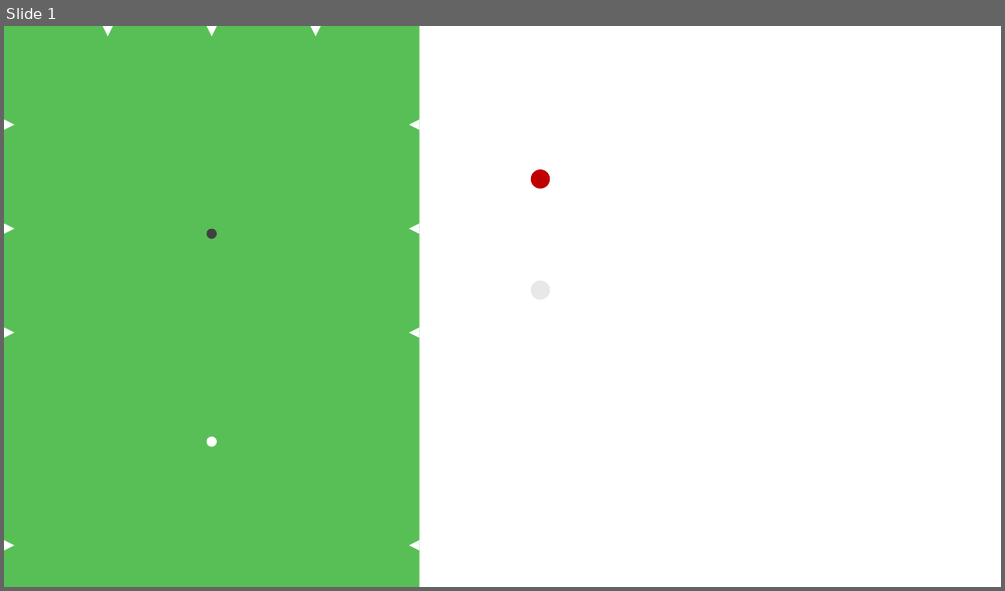
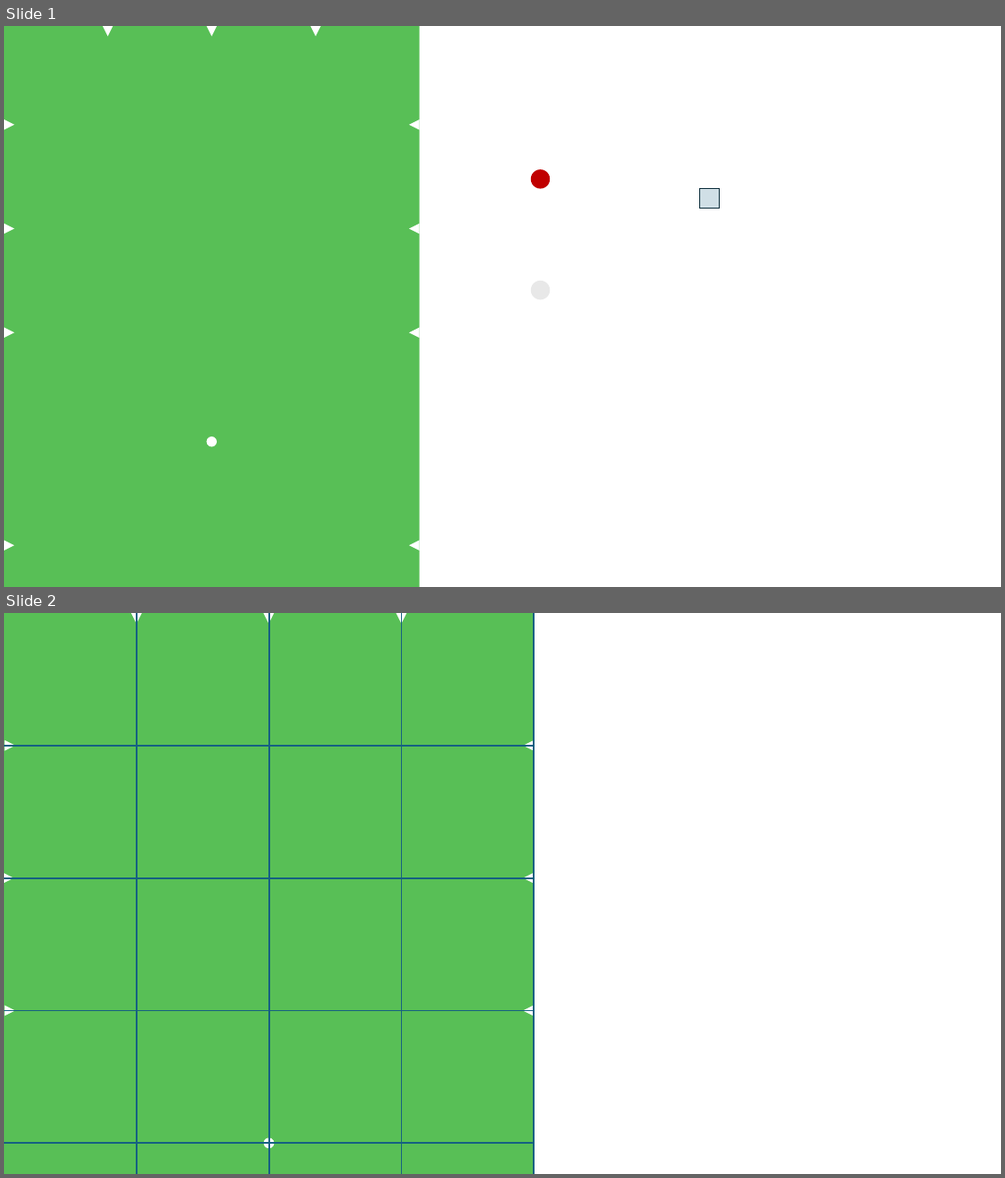
Before and after one commit to hotoku/bdrill, a slide deck: resource/pool.pptx. Shown one above the other, each under a label of ours: slide 1 before the commit, slides 1 and 2 after it. The pictures are 1005x591 and 1005x1178 pixels, drawn with LibreOffice and Linux fonts; fonts in the diff are those of the drawing. Boxes give left, top, right and bottom in pixels: in the first picture for what was removed or moved away, otherwise in the second. Text is boxed around its words. In the diff, an @@ line names an element or a change of style, - is before the commit and + after.

```diff
--- a/resource/pool.pptx
+++ b/resource/pool.pptx
@@ slide 2 added at <box>4,613,1001,1174</box>, background #FFFFFF @@
@@ rectangle added at <box>4,613,534,1174</box>, fill #58BF56 @@
@@ triangle added at <box>131,613,142,624</box>, fill #FFFFFF @@
@@ line added from (137, 613) to (137, 1174), #156082 1.5 pt @@
@@ triangle added at <box>264,613,274,624</box>, fill #FFFFFF @@
@@ line added from (268, 613) to (268, 1174), #156082 1.5 pt @@
@@ triangle added at <box>396,613,406,624</box>, fill #FFFFFF @@
@@ line added from (401, 613) to (401, 1174), #156082 1.5 pt @@
@@ line added from (534, 613) to (534, 1174), #156082 1.5 pt @@
@@ line added from (4, 746) to (534, 746), #156082 1.5 pt @@
@@ triangle added at <box>5,740,16,751</box>, fill #FFFFFF @@
@@ triangle added at <box>523,740,534,751</box>, fill #FFFFFF @@
@@ triangle added at <box>4,873,14,883</box>, fill #FFFFFF @@
@@ line added from (4, 877) to (534, 877), #156082 1.5 pt @@
@@ triangle added at <box>523,873,534,883</box>, fill #FFFFFF @@
@@ line added from (4, 1010) to (534, 1010), #156082 1.5 pt @@
@@ triangle added at <box>5,1005,16,1015</box>, fill #FFFFFF @@
@@ triangle added at <box>523,1005,534,1015</box>, fill #FFFFFF @@
@@ line added from (4, 1143) to (534, 1143), #156082 1.5 pt @@
@@ ellipse added at <box>264,1138,274,1149</box>, fill #FFFFFF @@
@@ slide 1 changed as well @@
@@ rectangle added at <box>700,188,720,208</box>, fill #156082 at 20% opacity, outline #092A39 0.5 pt @@
@@ ellipse removed at <box>207,229,217,239</box> @@
```
Also in this commit, not shown: 2 other slides added, 9 other files.
